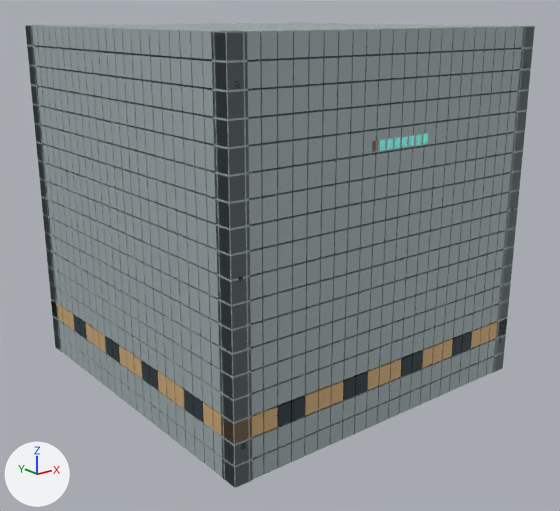
What one commit did to the FBX model Assets/Resources/Environment/FoundryBarricade.fbx.
One viewpoint serves both versions: a 50 mm lens placed at (-1.378, -1.761, 1.035), pointed at (-0.01, -0.052, 0.351). Arrows for +X, +Y and +Z are at lower left; the lights stay in place. The picture after the commit comes second.

The first picture shows 'FoundryBarricade'.
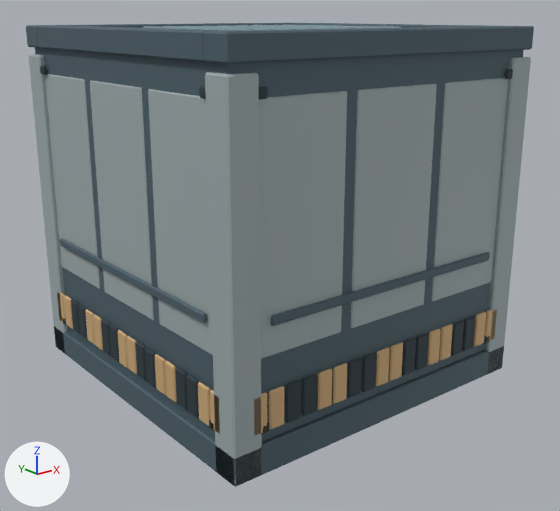
Where the change shows, as pixel boxes [x1, y1, x2, y2] in the pictures (560 x 511 px):
'FoundryBarricade', reshaped: before [25, 23, 535, 488]; after [26, 23, 534, 487]
part 1 of me_foundrybarricade, rebuilt (mostly hidden before): before [37, 46, 518, 317]; after [35, 48, 524, 441]
part 2 of me_foundrybarricade, deleted: before [25, 23, 535, 488]
part 3 of me_foundrybarricade, cut back: before [230, 24, 247, 25]; after [26, 23, 534, 487]

Edits to the bpy script that builds the scene:
```text
Add mat_voxelon_environment_0:
    mat_voxelon_environment_0 = principled_material('VoxelOn_Environment_0')
    mat_voxelon_environment_0.base_color = (0.22, 0.32, 0.36)  # greyish cyan #8199a2
    mat_voxelon_environment_0.metallic = 0.35
    mat_voxelon_environment_0.roughness = 0.68
Change me_foundrybarricade:
    used by ob_foundrybarricade; location = (0.0, 0.0, 0.0)
    remove me_foundrybarricade.from_pydata(...)  # 18584 vertices, 13938 faces; spans x -0.5..0.5, y -0.5..0.5, z 0.0..1.0
    add me_foundrybarricade.from_pydata(...)  # 2956 vertices, 3220 faces; spans x -0.5..0.5, y -0.5..0.5, z 0.0..1.0
    me_foundrybarricade part 1: the loose piece of 8 vertices spanning x -0.49..0.49, y -0.49..0.49, z 0.01..0.99 is rebuilt with 24 vertices and now spans x -0.485..0.485, y -0.485..0.485, z 0.01..0.99
    me_foundrybarricade part 2: 2320 loose pieces with 18560 vertices, spanning x -0.5..0.5, y -0.5..0.5, z 0.0..1.0, are deleted
    me_foundrybarricade part 3: 16 vertices removed from x 0.043..0.082, y 0.209..0.291, z 0.97..1.0; 2932 vertices added at x -0.5..0.5, y -0.5..0.5, z 0.0..1.0
    remove me_foundrybarricade.materials.append(mat_voxelon_environment_5)  # cyan #69c2ba, glowing cyan #69c2ba
    add me_foundrybarricade.materials.append(mat_voxelon_environment_0)  # greyish cyan #8199a2
```
